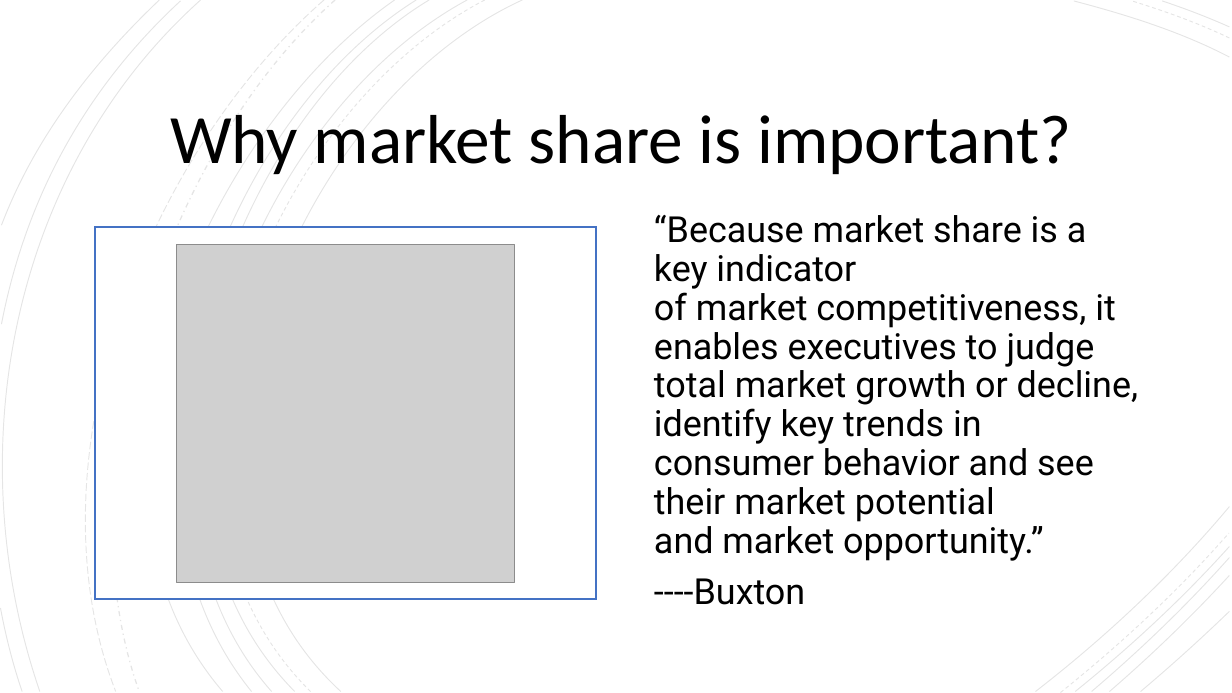
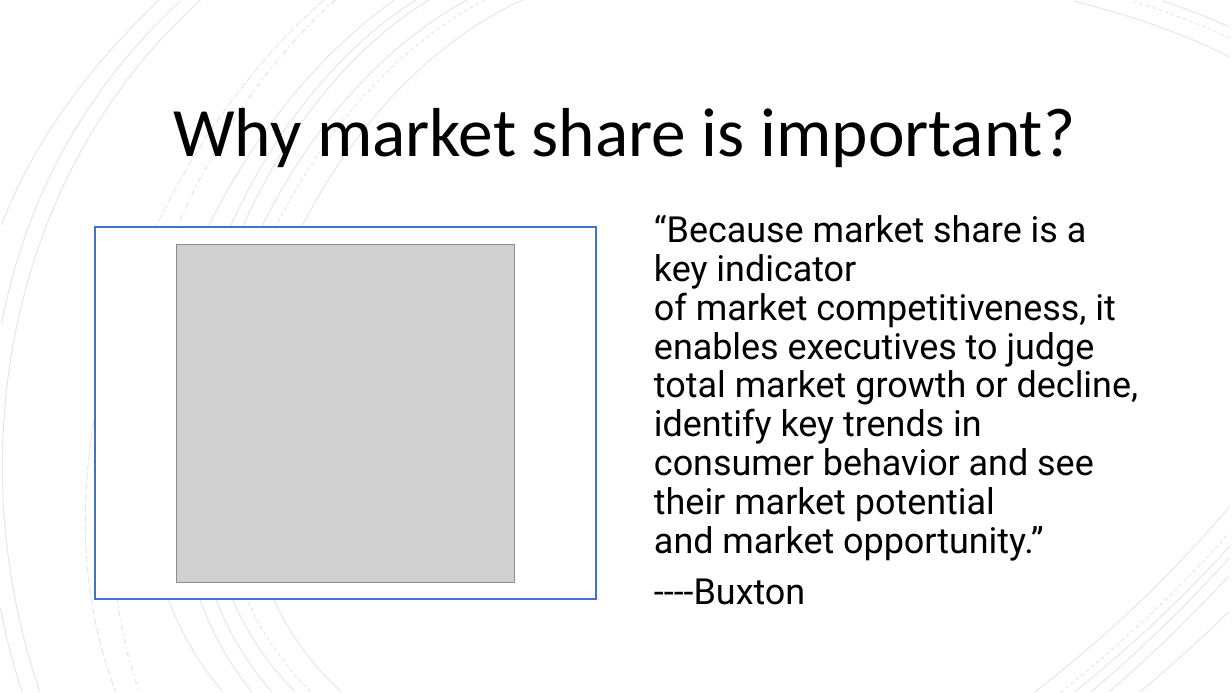
Before and after one commit to aleksUIX/CIS5200-team5, a slide deck: slide 2 of presentations/Query 1.pptx. Drawn at 1232x693 pixels with LibreOffice and Linux fonts; fonts in the diff are those of the drawing; grey boxes stand for pictures. Boxes give left, top, right and bottom in pixels: in the first picture for what was removed or moved away, otherwise in the second. Text is boxed around its words. In the diff, an @@ line names an element or a change of style, - is before the commit and + after.

```diff
--- a/presentations/Query 1.pptx
+++ b/presentations/Query 1.pptx
@@ title "Why market share is important?": place and size @@
-title "Why market share is important?" at box(170, 115, 1072, 175)
+title "Why market share is important?" at box(173, 107, 1075, 168)
```
Also in this commit, not shown: 24 other files.
